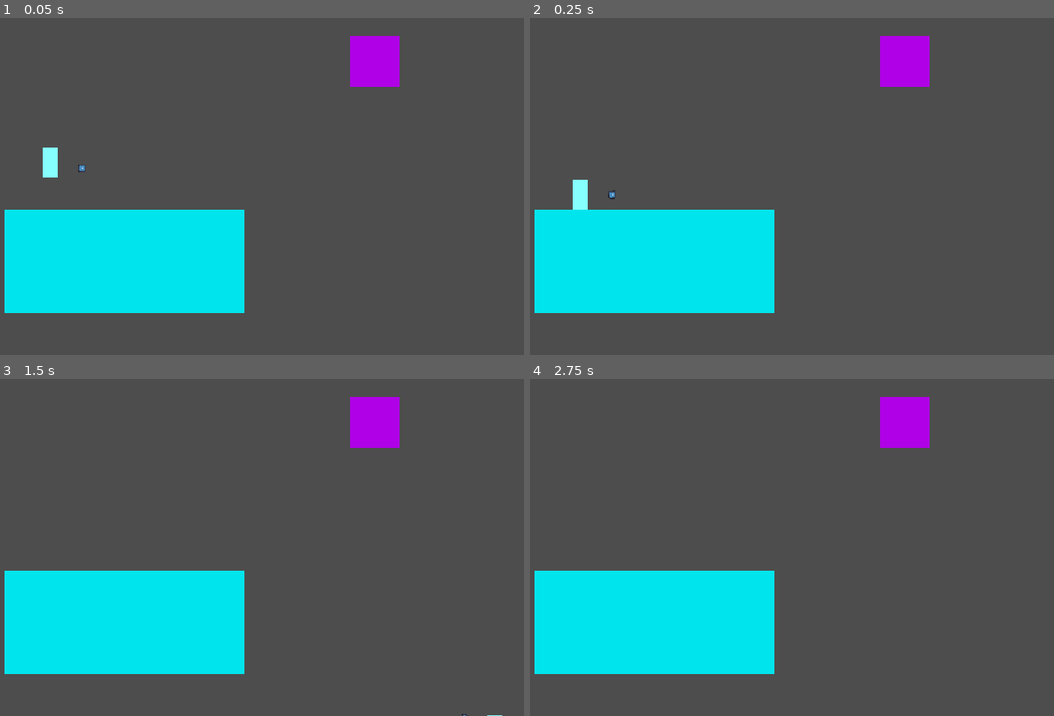
Above: before the commit, frames 1-4 (two rows, left to right).
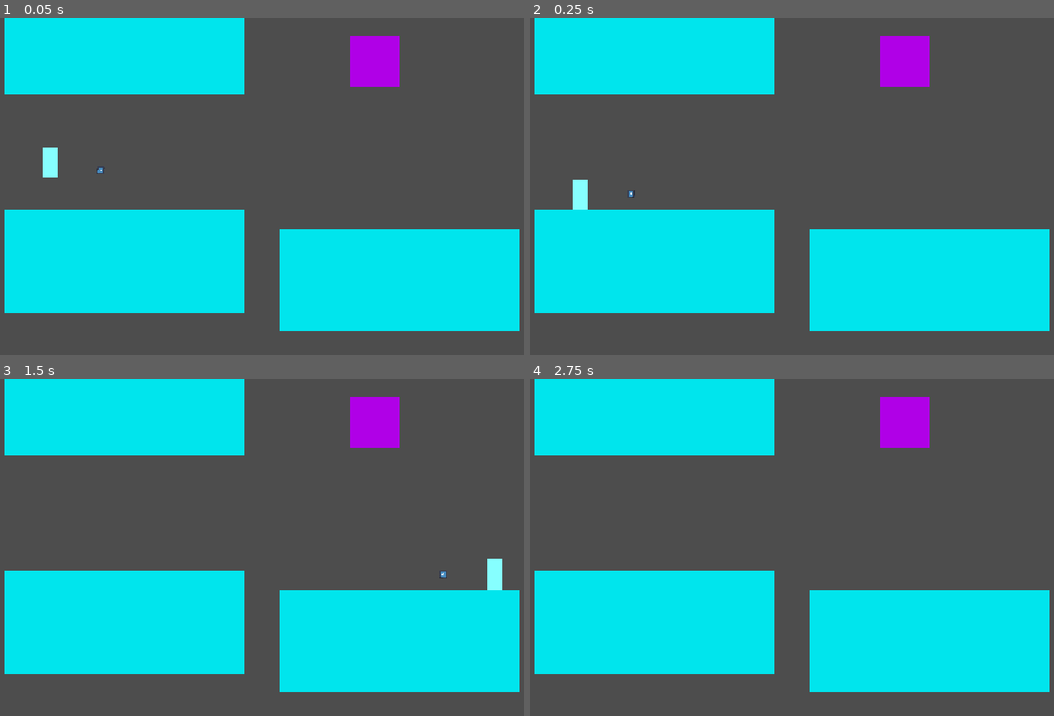
Above: after the commit, the same moments.

Repository: madgustoo/sandbox
Game: Godot game, scene res://main.tscn
Same seed, same stepped clock (60 frames per second), same inputs: the game is played once before the commit and once after it. The engine's default icon, where the game draws it, is replaced by a stand-in: a white triangle on a blue panel in a dark square.
Inputs (mouse positions are in pixels of both pictures, inside the frame that each line leads up to):
- Up to frame 1 (0.05 s): no input
- Up to frame 2 (0.25 s): no input
- Up to frame 3 (1.5 s): tap Enter at 0.5 s; move the mouse to (382, 530) at 0.52 s; press the mouse at (382, 530) at 0.53 s; hold Right (ui_right) from 0.53 s (still down); tap W (jump) at 0.77, 0.8, 1.07, 1.35 s; move the mouse to (131, 564) at 1.27 s; release the mouse at (131, 564) at 1.28 s
- Up to frame 4 (2.75 s): tap W (jump) at 1.52, 1.82, 2.3 s; click (661, 564) at 1.55 s; tap Space at 2 s; move the mouse to (839, 473) at 2.02 s; release Right (ui_right) at 2.03 s; press the mouse at (839, 473) at 2.03 s; hold Left (ui_left) from 2.03 s (still down)

The runs differ from the first frame. In frame 1, 24% of the frame differs, in the area x 0-100%, y 0-93%; in frame 2, 24%; in frame 3, 25%, in the area x 0-100%, y 0-100%; in frame 4, 24%.

Commit message:
attach rope to crossair

Diff:
--- a/main.tscn
+++ b/main.tscn
@@ -9,7 +9,6 @@
 [node name="Main" type="Node2D" unique_id=1492854815]
 
 [node name="Rope" parent="." unique_id=1216721653 instance=ExtResource("1_ig7tw")]
-pin_start = true
 
 [node name="Camera2D" type="Camera2D" parent="." unique_id=1589112360]
 zoom = Vector2(6, 6)
@@ -41,3 +40,31 @@
 
 [node name="Player" parent="." unique_id=658335506 instance=ExtResource("2_0xm2m")]
 position = Vector2(-64, -8)
+
+[node name="RigidBody2D2" type="RigidBody2D" parent="." unique_id=1667936963]
+position = Vector2(-40, -46)
+collision_layer = 2
+gravity_scale = 0.0
+
+[node name="Polygon2D" type="Polygon2D" parent="RigidBody2D2" unique_id=1718103326]
+scale = Vector2(4.7819853, 2.061587)
+color = Color(0, 0.9018693, 0.93163925, 1)
+polygon = PackedVector2Array(-8, -8, 8, -8, 8, 8, -8, 8)
+
+[node name="CollisionShape2D" type="CollisionShape2D" parent="RigidBody2D2" unique_id=808602123]
+scale = Vector2(4.7797046, 2.0508025)
+shape = SubResource("RectangleShape2D_ig7tw")
+
+[node name="RigidBody2D3" type="RigidBody2D" parent="." unique_id=1493811395]
+position = Vector2(48, 30)
+collision_layer = 2
+gravity_scale = 0.0
+
+[node name="Polygon2D" type="Polygon2D" parent="RigidBody2D3" unique_id=758714099]
+scale = Vector2(4.7819853, 2.061587)
+color = Color(0, 0.9018693, 0.93163925, 1)
+polygon = PackedVector2Array(-8, -8, 8, -8, 8, 8, -8, 8)
+
+[node name="CollisionShape2D" type="CollisionShape2D" parent="RigidBody2D3" unique_id=426721465]
+scale = Vector2(4.7797046, 2.0508025)
+shape = SubResource("RectangleShape2D_ig7tw")
--- a/player.tscn
+++ b/player.tscn
@@ -4,6 +4,9 @@
 [ext_resource type="Texture2D" uid="uid://jq4hp36v4v37" path="res://icon.svg" id="2_onrkg"]
 
 [sub_resource type="CapsuleShape2D" id="CapsuleShape2D_nkch5"]
+
+[sub_resource type="CircleShape2D" id="CircleShape2D_t0g5c"]
+radius = 2.0
 
 [node name="Player" type="CharacterBody2D" unique_id=658335506]
 scale = Vector2(0.52032834, 0.52912045)
@@ -24,17 +27,25 @@
 [node name="Arm" type="Node2D" parent="." unique_id=1402634945]
 rotation = 1.5707964
 
-[node name="Shooter" type="Marker2D" parent="Arm" unique_id=1399963303]
-position = Vector2(0, -20.018944)
+[node name="Crossair" type="Node2D" parent="Arm" unique_id=1794078842]
 
-[node name="Crossair" type="Sprite2D" parent="Arm" unique_id=172097675]
-position = Vector2(0, -20.01892)
-scale = Vector2(0.036117658, 0.036117658)
+[node name="Shooter" type="Marker2D" parent="Arm/Crossair" unique_id=1399963303]
+position = Vector2(1.1368684e-13, -30.749813)
+
+[node name="Sprite2D" type="Sprite2D" parent="Arm/Crossair" unique_id=172097675]
+position = Vector2(1.1368684e-13, -31.55011)
+scale = Vector2(0.03611766, 0.036117658)
 texture = ExtResource("2_onrkg")
 
-[node name="RayCast2D" type="RayCast2D" parent="Arm" unique_id=1865297060]
+[node name="ShapeCast2D" type="ShapeCast2D" parent="Arm/Crossair" unique_id=1794398219]
 visible = false
-position = Vector2(0, -20.789219)
+position = Vector2(-1.3441171e-06, -30.749815)
+shape = SubResource("CircleShape2D_t0g5c")
+target_position = Vector2(0, -8)
+
+[node name="RayCast2D" type="RayCast2D" parent="Arm/Crossair" unique_id=1865297060]
+visible = false
+position = Vector2(0, -32.3204)
 target_position = Vector2(0, -120)
 collision_mask = 2
 hit_from_inside = true
--- a/scripts/pendulum.gd
+++ b/scripts/pendulum.gd
@@ -70,7 +70,6 @@
 
 func _physics_process(delta) -> void:
 	game_input()
-
 	# Updates angular velocity and angular accleration here
 	process_velocity(delta)
 
--- a/scripts/player.gd
+++ b/scripts/player.gd
@@ -3,56 +3,102 @@
 class_name Player
 
 @export var speed = 150
-@export var jump = 150
+@export var jump = 200
+
+## Rope connect distance
+@export var distance = 1000
 
 @onready var arm: Node2D = $Arm
+@onready var crossair: Node2D = $Arm/Crossair
+
+# Where projectiles spawn out from
+@onready var shooter: Marker2D = $Arm/Crossair/Shooter
 
 var rope_verlet = preload("res://rope.tscn")
 
+# The player's rope
+var rope: RopeVerlet
+
+enum State {
+	NORMAL,
+	SWINGING
+}
+
+var state = State.NORMAL
+
+# The radius of the circular arm range around the player. The shooter can move freely inside that range
+var radius = 0.0
+
+func _ready() -> void:
+	radius = arm.global_position.distance_to(shooter.global_position)
+
 func _physics_process(delta: float) -> void:
-	# Apply gravity
 	if not is_on_floor():
 		# Gravity is acceleration, so it changes velocity rather than position directly
 		# acceleration changes velocity
 		# velocity changes position
 		velocity += get_gravity() * delta
 
-	var direction := Input.get_axis("ui_left", "ui_right")
-	if direction:
-		velocity.x = direction * speed
-	else:
-		velocity.x = move_toward(velocity.x, 0, speed)
+	match state:
+		State.NORMAL:
+			var direction := Input.get_axis("ui_left", "ui_right")
+			if direction:
+				velocity.x = direction * speed
+			else:
+				velocity.x = move_toward(velocity.x, 0, speed)
 
-	if Input.is_action_just_pressed("jump"):
-		velocity.y -= jump
+			if Input.is_action_just_pressed("jump"):
+				velocity.y -= jump
 
-	if Input.is_action_just_pressed("click"):
-		swing()
+			if Input.is_action_just_pressed("click"):
+				try_swing()
+		State.SWINGING:
+			if Input.is_action_just_released("click"):
+				try_swing()
+
+			if Input.is_action_pressed("click"):
+				if rope:
+					rope.set_end_position(shooter.global_position)
 
 	# Update shooter aim
 	var aim_direction = (get_global_mouse_position() - arm.global_position).normalized()
 	arm.rotation = aim_direction.angle() + PI/2
 
+	# var angle = (get_global_mouse_position() - arm.global_position).angle()
+
+	if get_global_mouse_position().distance_to(arm.global_position) < radius:
+		# Can move freely, so at this range, the shooter now has the same global position as the cursor
+		shooter.global_position = get_global_mouse_position()
+	#else:
+		#crossair.global_position = Vector2(radius * cos(angle), radius * sin(angle))
+
 	move_and_slide()
+
+
+func try_swing() -> void:
+	if rope == null:
+		state = State.SWINGING
+		swing()
+	else:
+		# Rope was released
+		rope.queue_free()
+		state = State.NORMAL
+		rope = null
 
 func swing() -> void:
 	# Calculate distance between arm (or player center) and the hit point
 	var anchor_point = get_anchor_point()
-	print("Got", anchor_point)
 	if anchor_point != Vector2.ZERO:
-		var rope = rope_verlet.instantiate() as RopeVerlet
+		rope = rope_verlet.instantiate() as RopeVerlet
 		rope.pin_start = true
 		rope.pin_end = true
-		rope.create(anchor_point, global_position)
-		add_child(rope)
+		rope._try_spawn(anchor_point, shooter.global_position)
+		get_parent().add_child(rope)
 
 func get_anchor_point() -> Vector2:
-	var distance = 1000
-	var from: Vector2 = arm.global_position
+	var from: Vector2 = shooter.global_position
 	var direction: Vector2 = (get_global_mouse_position() - from).normalized()
-	print("direction: ", direction)
-	var to: Vector2 = from + direction * distance
-
+	var to: Vector2 = from + (direction * distance)
 	var space_state = get_world_2d().direct_space_state
 	# If it has a hit on collision layer 1
 	var query := PhysicsRayQueryParameters2D.create(from, to, 2)
--- a/scripts/rope_verlet.gd
+++ b/scripts/rope_verlet.gd
@@ -39,11 +39,15 @@
 var points: PackedVector2Array
 var collision_query: PhysicsShapeQueryParameters2D
 
-func create(start: Vector2, end: Vector2) -> void:
+func _try_spawn(start: Vector2, end: Vector2) -> void:
 	start_position = start
 	end_position = end
 	number_of_rope_segments = get_number_of_rope_segments()
+	print("Spawning a rope with %d rope segments" % number_of_rope_segments)
 	spawn_rope()
+
+func set_end_position(end: Vector2):
+	end_position = end
 
 func get_number_of_rope_segments():
 	return ceili(start_position.distance_to(end_position) / rope_segment_length)
@@ -51,9 +55,6 @@
 func spawn_rope() -> void:
 	rope_segments.clear()
 	points.clear()
-
-	print("Spawn rope at start position: ", start_position)
-	print("Rope ends at end position: ", end_position)
 
 	var temp_start_position = start_position
 	for i in range(number_of_rope_segments):
@@ -88,7 +89,7 @@
 			handle_collisions()
 
 	draw_rope()
-	# queue_redraw()
+	queue_redraw()
 
 func draw_rope() -> void:
 	# Update points position in the PackedVector2Array
@@ -219,6 +220,6 @@
 			rope_segment.current_position - velocity
 		)
 
-# func _draw() -> void:
-	# for rope_segment in rope_segments:
-		# draw_circle(to_local(rope_segment.current_position), collision_radius, Color.GREEN, false, collision_radius)
+func _draw() -> void:
+	for rope_segment in rope_segments:
+		draw_circle(to_local(rope_segment.current_position), collision_radius, Color.GREEN, false, collision_radius)
